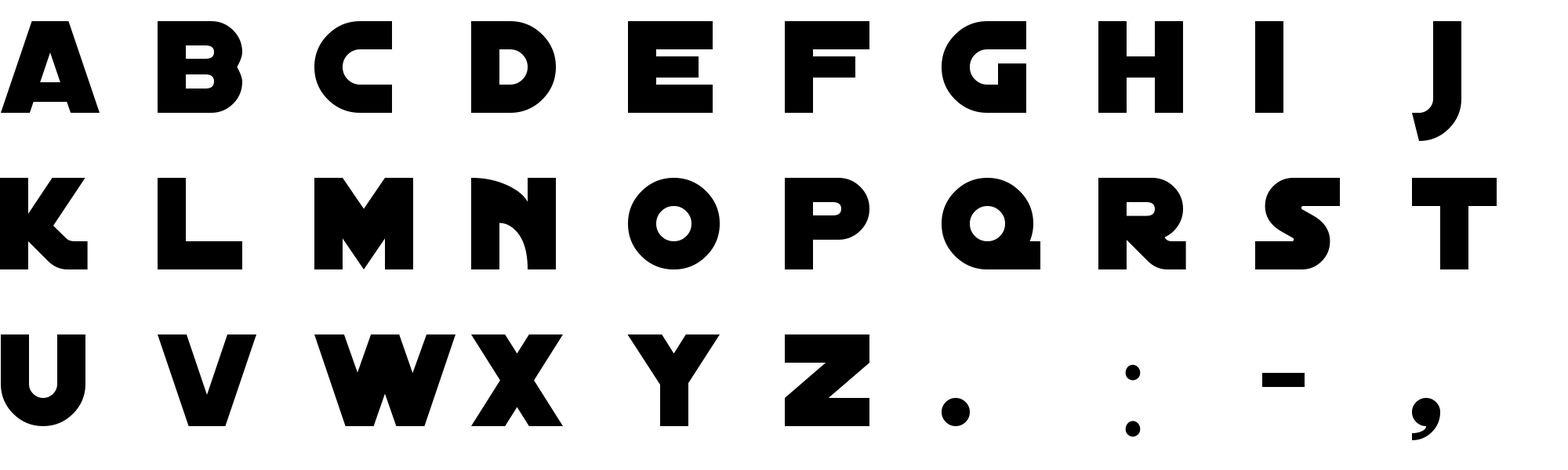
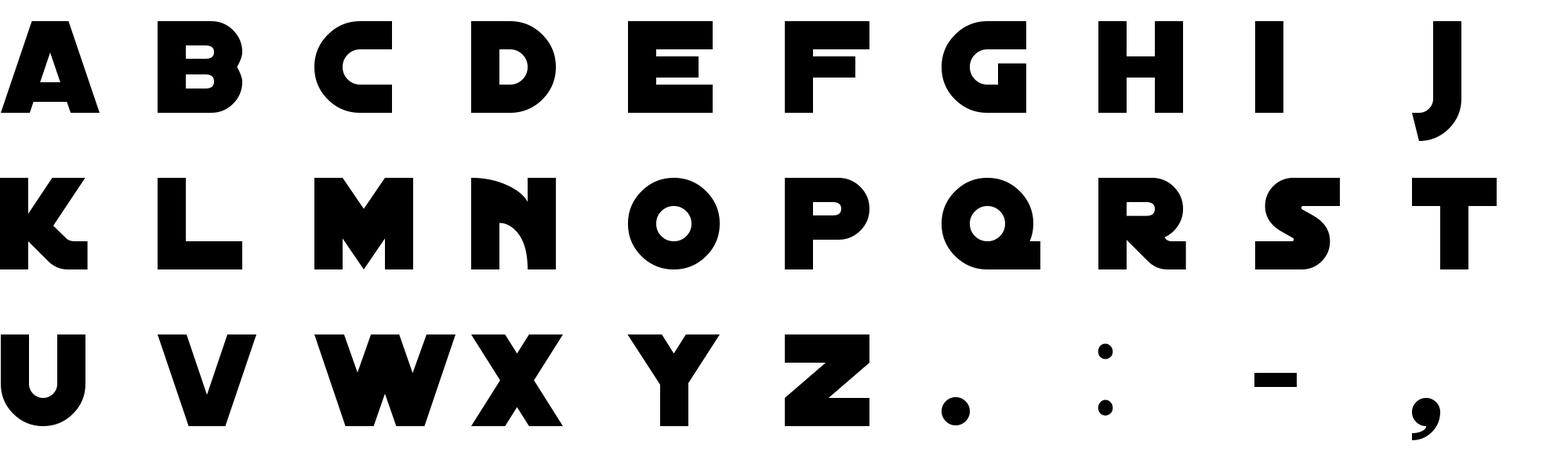
Layer changes from the first 1568 × 470 image to the second:
painted on "Bottom Row" over 941, 343, 1305, 438
